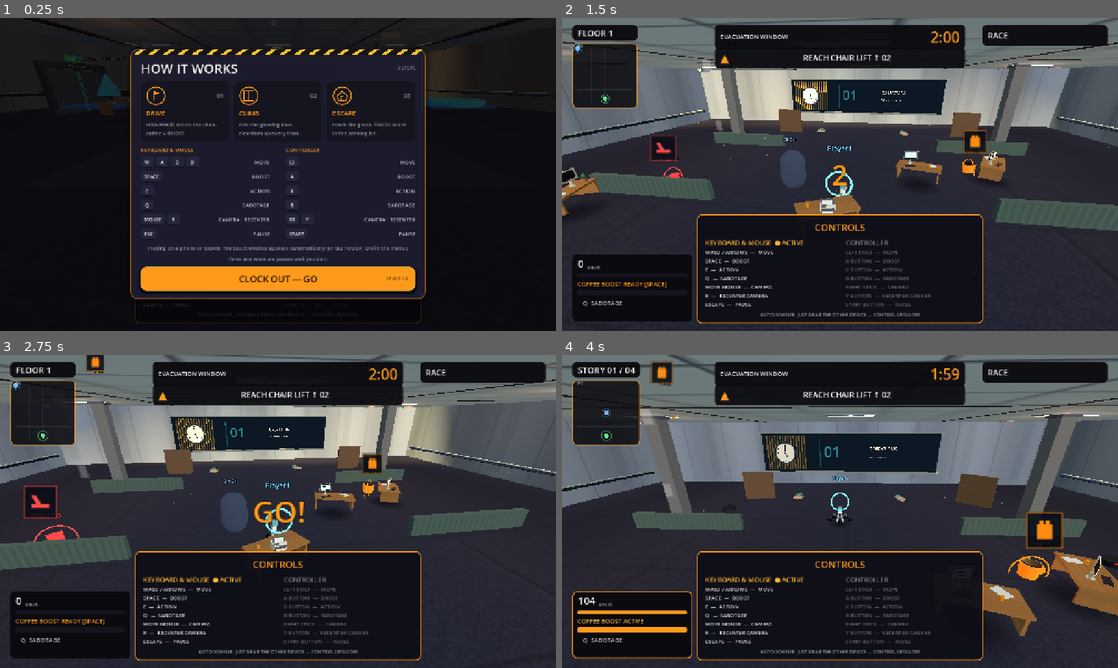
Above: before the commit, frames 1-4 (two rows, left to right).
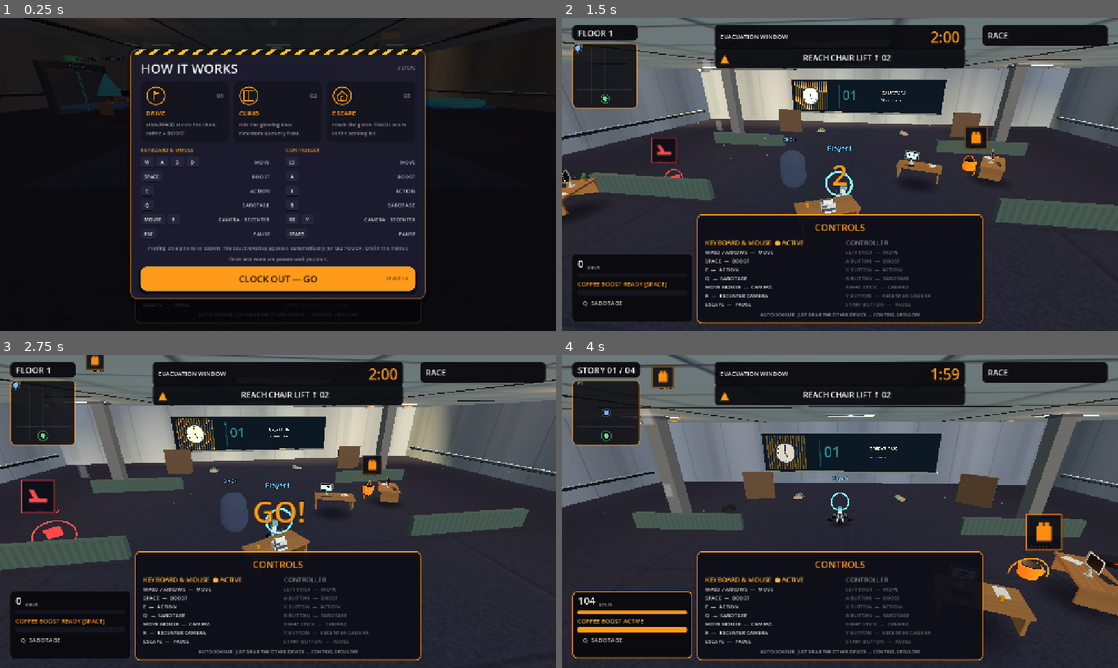
Above: after the commit, the same moments.

Repository: jiracipika/friday-evacuation
Game: Godot game, scene res://scenes/Evacuation.tscn
The game is run twice, just before and just after one commit, with the same random seed, the same clock (stepped at 60 frames per second) and the same inputs. This scene is started directly instead of the project's main scene.
Inputs (mouse positions are in pixels of both pictures, inside the frame that each line leads up to):
- Up to frame 1 (0.25 s): no input
- Up to frame 2 (1.5 s): click "CLOCK OUT — GO" at 0.5 s; tap Enter (ui_accept) at 1.25 s; move the mouse to (867, 174) at 1.27 s; hold W (move_forward) from 1.28 s (still down); hold E (action) from 1.28 s (still down); click (867, 174) at 1.42 s
- Up to frame 3 (2.75 s): keep holding W (move_forward); tap Enter (ui_accept) at 1.52, 1.82, 2.27, 2.57 s; move the mouse to (250, 511) at 2.02 s; release E (action) at 2.03 s; tap Space (boost) at 2.1 s
- Up to frame 4 (4 s): keep holding W (move_forward); move the mouse to (851, 505) at 2.77 s; hold R (recenter_camera) 2.78-3.53 s; move the mouse to (834, 517) at 3.52 s; tap Q (sabotage) at 3.6 s; click (834, 517) at 3.67 s; tap Enter (ui_accept) at 3.77 s

The runs differ from the first frame. In frame 1, less than 0.1% of the frame differs, in the area x 20-23%, y 23-28%; in frame 2, 0.9%; in frame 3, 1.0%; in frame 4, 1.1%, in the area x 15-100%, y 1-79%.

Commit message:
perf: texture generation round 2 — skip-flat + hoist squeeze, byte-identical
Round 2 against the remaining per-pixel interpreter traffic, same
contract as ffc125e: rendered pixels must not change.

- WallMaterials.wall_normal: 131k per-pixel set_height calls per map
  replaced by ~13 fill_rect calls (row bands scanned from the same
  y predicates; 8 stud columns capped one row above the baseboard,
  exactly like the old 'stud and not baseboard' guard). 96-118ms ->
  24-29ms per map.
- WallMaterials.wall_albedo: x-dependent terms (sheen band Color,
  drip-stain sin test, scuff columns, stud joints) hoisted to per-x
  tables; row-dependent terms (baseboard/trim/wainscot tints, row
  gates, noise amp) once per row. 323ms -> 222ms for 4 maps.
- WallMaterials.fabric_albedo: per-x rib table + per-row beat flag.
- NormalMapGen.normal_texture: clamped path runs edge-free interior
  pixels without the maxi/mini builtins (seamless path kept verbatim).
- FloorMaterials.floor_albedo: packed per-x class table (one lookup
  replaces modulo+division) + per-tile pre-tinted Color table. The
  rest of its cost is mandated per-pixel engine calls (randf,
  set_pixel, two 32-bit-quantizing Color constructions) — at the
  practical GDScript floor.

Verification: all 22 generated buffers (floor/wall/partition albedo
+ normal, raw RGB8 incl. mips) byte-identical against pre-change
reference dumps. Same-thermal-window interleaved A/B, 5 rounds:
full-suite generation ~1.57s -> ~1.15s (-27%). NormalMapSmokeTest
ratio budget tightened 40x -> 32x (shipped 24.9x fast / 26.8x hot;
pre-slice 32.2x). Ladder 74/74 green, boot 0 script errors.

Also lands the stray scripts/MenuMapBestTest.gd.uid from the menu
map picker slice.

Diff:
--- a/scripts/FloorMaterials.gd
+++ b/scripts/FloorMaterials.gd
@@ -60,31 +60,49 @@
 		for tx in tiles:
 			var h := float((tx * 73856093) ^ (ty * 19349663)) / 2147483647.0
 			jitter[ty * tiles + tx] = 0.93 + 0.14 * h
+	# PERF: the per-tile field tint is a Color (3 products) recomputed per
+	# pixel — precomputed once per tile here (identical Color(paint.c * m)
+	# expressions, so identical 32-bit Color quantization). The x-position
+	# classes are x-dependent only and packed into ONE 512-entry table:
+	# 0 = grout column, 1 = shoulder column, 2+tile = field in tile column.
+	# One lookup replaces the per-pixel modulo/division. Output verified
+	# byte-identical against pre-change reference buffers.
+	var mcol: Array = []
+	mcol.resize(tiles * tiles)
+	for ty in tiles:
+		for tx in tiles:
+			var m: float = jitter[ty * tiles + tx]
+			mcol[ty * tiles + tx] = Color(paint.r * m, paint.g * m, paint.b * m)
+	var xk: Array = []
+	xk.resize(TEX)
+	for x in TEX:
+		var ex := x % TILE_PX
+		xk[x] = 0 if ex < 3 else (1 if ex == 3 else 2 + int(x / TILE_PX))
 
 	for y in TEX:
-		var ty := int(y / TILE_PX)
 		var edge_y := y % TILE_PX
+		var yedge := 0 if edge_y < 3 else (1 if edge_y == 3 else 2)
+		var yt := int(y / TILE_PX) * tiles
 		for x in TEX:
-			var col := paint
 			# PHASE 2 per-floor identity: traffic-lane wear — a soft
 			# horizontal band across the middle of each tile row where
 			# feet actually travel. Darkened + slight sheen loss. Wide
 			# gaussian-ish falloff so it reads as wear, not a stripe.
 			var wear: float = lane_wear[x]
+			var k: int = xk[x]
+			var col: Color
 			# Structural tile grid: dark grout line on each tile edge —
 			# this is what survives mips and kills the "flat slab" look.
-			var edge_x := x % TILE_PX
-			if edge_x < 3 or edge_y < 3:
+			if k == 0 or yedge == 0:
 				col = grout_col
-			elif edge_x == 3 or edge_y == 3:
+			elif k == 1 or yedge == 1:
 				col = shoulder_col
 			else:
 				# Per-quarter luminance jitter: tiles subtly differ, like real
 				# worn carpet. GRAPHICS PASS: amplitude halved (0.28->0.14) —
 				# at gameplay distance the old ±14% jitter banded into wavy
 				# moiré across the floor (pixel-measured in movie QA).
-				var m: float = jitter[ty * tiles + int(x / TILE_PX)]
-				col = Color(col.r * m, col.g * m, col.b * m)
+				col = mcol[yt + k - 2]
 				# Directional nap REMOVED: a 22cm-period sine reads as
 				# diagonal stripe moiré under mips; per-pixel grain below
 				# carries the carpet fiber feel instead.
--- a/scripts/NormalMapGen.gd
+++ b/scripts/NormalMapGen.gd
@@ -90,10 +90,35 @@
 		var row := y * width
 		var row_up := y_up * width
 		var row_dn := y_dn * width
-		for x in width:
-			var x_l := posmod(x - 1, width) if seamless else maxi(x - 1, 0)
-			var x_r := (x + 1) % width if seamless else mini(x + 1, width - 1)
-			var dx := (buf[x_r + row] - buf[x_l + row]) * 2.0
+		if seamless:
+			# Periodic path keeps posmod per pixel (no caller uses it today;
+			# kept verbatim for the documented semantics).
+			for x in width:
+				var x_l := posmod(x - 1, width)
+				var x_r := (x + 1) % width
+				var dx := (buf[x_r + row] - buf[x_l + row]) * 2.0
+				var dy := (buf[x + row_dn] - buf[x + row_up]) * 2.0
+				if dx == 0.0 and dy == 0.0:
+					continue  # flat area: keep pre-filled neutral normal
+				var nx := -dx * s
+				var ny := -dy * s
+				var nz := 1.0
+				var len := sqrt(nx * nx + ny * ny + nz * nz)
+				# Godot tangent-space normal maps: +X right, +Y DOWN (OpenGL
+				# style is +Y up; Godot expects the Y-down convention).
+				var r := (nx / len) * 0.5 + 0.5
+				var g := (ny / len) * 0.5 + 0.5
+				var b := (nz / len) * 0.5 + 0.5
+				img.set_pixel(x, y, Color(r, g, b))
+			continue
+		# PERF clamped path: interior pixels never take the maxi/mini edge
+		# clamps (x-1 >= 0 and x+1 <= width-1 for x in 1..width-2), so the
+		# x_l/x_r builtins are dropped for the 99%+ interior run; the two
+		# edge pixels keep the original clamped expressions. Identical
+		# indices => identical reads => byte-identical output (verified
+		# against pre-change reference buffers).
+		for x in range(1, width - 1):
+			var dx := (buf[x + 1 + row] - buf[x - 1 + row]) * 2.0
 			var dy := (buf[x + row_dn] - buf[x + row_up]) * 2.0
 			if dx == 0.0 and dy == 0.0:
 				continue  # flat area: keep pre-filled neutral normal
@@ -107,5 +132,20 @@
 			var g := (ny / len) * 0.5 + 0.5
 			var b := (nz / len) * 0.5 + 0.5
 			img.set_pixel(x, y, Color(r, g, b))
+		for x in [0, width - 1]:
+			var x_l := maxi(x - 1, 0)
+			var x_r := mini(x + 1, width - 1)
+			var dx := (buf[x_r + row] - buf[x_l + row]) * 2.0
+			var dy := (buf[x + row_dn] - buf[x + row_up]) * 2.0
+			if dx == 0.0 and dy == 0.0:
+				continue
+			var nx := -dx * s
+			var ny := -dy * s
+			var nz := 1.0
+			var len := sqrt(nx * nx + ny * ny + nz * nz)
+			var r := (nx / len) * 0.5 + 0.5
+			var g := (ny / len) * 0.5 + 0.5
+			var b := (nz / len) * 0.5 + 0.5
+			img.set_pixel(x, y, Color(r, g, b))
 	img.generate_mipmaps()
 	return ImageTexture.create_from_image(img)
--- a/scripts/NormalMapSmokeTest.gd
+++ b/scripts/NormalMapSmokeTest.gd
@@ -99,8 +99,13 @@
 	# With grout-rect structure the reference is real per-pixel work and
 	# the ratio reproducibly reads 23-28x across runs (generation and
 	# reference both compress ~3x in the machine's fast state). Budget
-	# 40x: the pre-optimization generators would read ~75x at the same
-	# state, so a real algorithmic slip still fails.
+	# 32x: the 2026-10-05 skip-flat slice (wall_normal fill_rect height
+	# build + wall/fabric albedo hoisting + Sobel interior fast path,
+	# byte-identical output) shipped 24.9x in a fast window and 26.8x in
+	# a hot one (absolute generation swung 1319ms -> 5226ms while the
+	# ratio held); the pre-slice code read 32.2x and the
+	# pre-2026-09-26 generators ~75x, so a real algorithmic slip still
+	# fails.
 	WM.clear_cache()
 	FM.clear_cache()
 	var NG: GDScript = load("res://scripts/NormalMapGen.gd")
@@ -149,8 +154,8 @@
 		ref_runs += 1
 	var t_ref := maxi(int(ref_ms / maxf(ref_runs, 1.0)), 1)
 	var ratio := elapsed / float(t_ref)
-	check(ratio < 40.0,
-		"normal generation %.1fx structured-sobel reference (< 40.0x; %dms vs avg ref %dms)" % [ratio, elapsed, t_ref])
+	check(ratio < 32.0,
+		"normal generation %.1fx structured-sobel reference (< 32.0x; %dms vs avg ref %dms)" % [ratio, elapsed, t_ref])
 	print("  (generation %dms, avg reference %dms over %d runs — absolute value is thermal-noise, ratio is the contract)" % [elapsed, t_ref, ref_runs])
 
 	WM.clear_cache()
--- a/scripts/WallMaterials.gd
+++ b/scripts/WallMaterials.gd
@@ -42,44 +42,71 @@
 	var rng := RandomNumberGenerator.new()
 	rng.seed = 7700 + key * 13
 
+	# PERF: x-dependent terms (sheen band color, drip-stain test, scuff
+	# columns, stud joints) are identical for every row — computed once per
+	# texture into per-x tables instead of 131k times. Row-dependent terms
+	# (baseboard/trim/wainscot tints, grunge/scuff row gates, noise
+	# amplitude) are computed once per row. The float expressions are
+	# unchanged, so output stays byte-identical (verified against
+	# pre-change reference buffers). Plain 64-bit Arrays, NOT packed
+	# 32-bit arrays — see FloorMaterials for that quantization trap.
+	var band_col: Array = []
+	band_col.resize(TEX_W)
+	var grunge_x: Array = []
+	grunge_x.resize(TEX_W)
+	var scuff_x: Array = []
+	scuff_x.resize(TEX_W)
+	var stud_x: Array = []
+	stud_x.resize(TEX_W)
+	for x in TEX_W:
+		# Vertical sheen bands: GRAPHICS PASS halved (0.10->0.05) — the
+		# full-strength bands read as wavy stripes on the tall walls from
+		# the chase camera (movie-frame QA).
+		var band := 0.05 * sin(float(x) * TAU * 2.0 / float(TEX_W))
+		band_col[x] = Color(paint.r + band, paint.g + band, paint.b + band)
+		grunge_x[x] = sin(float(x) / float(TEX_W) * TAU * 3.0 + float(key) * 2.0) > 0.86
+		scuff_x[x] = (x / 45) % 7 == 0
+		stud_x[x] = (x % 128) < 2         # panel joint every 1.25m
+	var bb_col: Color = paint.darkened(0.62)
+	var trim_col: Color = paint.darkened(0.55)
+	var wains_col: Color = paint.darkened(0.35)
+
 	for y in TEX_H:
 		# Structural bands survive mip/minification; random grain does not.
 		var v := float(y) / float(TEX_H)
 		var baseboard := v > 0.96            # dark skirting: bottom 7cm band
 		var wainscot := (not baseboard) and v > 0.78
 		var trim_row := absf(v - 0.78) < 0.02
+		var row_col: Color = paint
+		var row_banded := false
+		if baseboard:
+			row_col = bb_col
+		elif trim_row:
+			row_col = trim_col
+		elif wainscot:
+			row_col = wains_col
+		else:
+			row_banded = true
+		var vg45 := v < 0.45
+		var vg80 := v > 0.80
+		var namp := 0.04 if wainscot else 0.03
 		for x in TEX_W:
-			var col := paint
-			var stud := (x % 128) < 2         # panel joint every 1.25m
-			if baseboard:
-				col = paint.darkened(0.62)
-			elif trim_row:
-				col = paint.darkened(0.55)
-			elif wainscot:
-				col = paint.darkened(0.35)
-			else:
-				# Vertical sheen bands: GRAPHICS PASS halved (0.10->0.05) —
-				# the full-strength bands read as wavy stripes on the tall
-				# walls from the chase camera (movie-frame QA).
-				var band := 0.05 * sin(float(x) * TAU * 2.0 / float(TEX_W))
-				col = Color(col.r + band, col.g + band, col.b + band)
-			if stud and not baseboard:
+			var col: Color = band_col[x] if row_banded else row_col
+			if stud_x[x] and not baseboard:
 				col = col.darkened(0.22)
 			# Grunge: faint drip stains under the trim line and dark scuffs
 			# at wainscot level — office decay, structural enough for mips.
 			# ART PASS: softened (0.18/0.22 -> 0.05/0.12) — the brief calls
 			# for quiet premium eggshell, and hard drip edges read as noise
 			# clutter from the chase camera.
-			var u := float(x) / float(TEX_W)
-			var vg := float(y) / float(TEX_H)
-			if not baseboard and sin(u * TAU * 3.0 + float(key) * 2.0) > 0.86 and vg < 0.45:
+			if not baseboard and grunge_x[x] and vg45:
 				col = col.darkened(0.05)
-			if not baseboard and vg > 0.80 and (x / 45) % 7 == 0:
+			if not baseboard and vg80 and scuff_x[x]:
 				col = col.darkened(0.12)
 			# Fine grain stays modest: noise mostly vanishes under mips.
 			# ART PASS: 0.09/0.16 -> 0.03/0.04 — high-frequency random bump
 			# shattered into shimmer at distance; premium matte wins.
-			var n := (rng.randf() - 0.5) * (0.04 if wainscot else 0.03)
+			var n := (rng.randf() - 0.5) * namp
 			col = Color(
 				clampf(col.r + n, 0.0, 1.0),
 				clampf(col.g + n, 0.0, 1.0),
@@ -103,23 +130,42 @@
 		return _normal_cache[key] as ImageTexture
 	var NormalGen: GDScript = load("res://scripts/NormalMapGen.gd")
 	var height: PackedFloat32Array = NormalGen.height_buffer(TEX_W, TEX_H, 0.5)
+	# PERF: the height field is row-constant (baseboard/trim/wainscot bands)
+	# plus 8 stud columns — 131k per-pixel set_height calls replaced by ~13
+	# fill_rect calls derived from the SAME y/x predicates. Row spans are
+	# scanned (not hardcoded) so the band edges stay whatever the predicates
+	# below say; stud fills stop one row above the baseboard exactly like
+	# the old `if stud and not baseboard` guard. Byte-identical output
+	# (verified against pre-change reference buffers).
+	var span_start := 0
+	var span_h := 0.5
+	for y in TEX_H + 1:
+		var h := 0.5
+		if y < TEX_H:
+			var v := float(y) / float(TEX_H)
+			if v > 0.96:       # skirting steps forward slightly (ART: gentler)
+				h = 0.56
+			elif absf(v - 0.78) < 0.02:  # trim shadow line
+				h = 0.44
+			elif v > 0.78:     # wainscot ledge
+				h = 0.46
+		if h != span_h or y == TEX_H:
+			if span_h != 0.5:
+				NormalGen.fill_rect(height, TEX_W, TEX_H,
+					0, TEX_W - 1, span_start, y - 1, span_h)
+			span_h = h
+			span_start = y
+	# First baseboard row: stud grooves never reach it (old guard).
+	var bb_start := TEX_H
 	for y in TEX_H:
-		var v := float(y) / float(TEX_H)
-		var baseboard := v > 0.96
-		var wainscot := (not baseboard) and v > 0.78
-		var trim_row := absf(v - 0.78) < 0.02
-		for x in TEX_W:
-			var stud := (x % 128) < 2
-			var h := 0.5
-			if baseboard:
-				h = 0.56       # skirting steps forward slightly (ART: gentler)
-			elif trim_row:
-				h = 0.44       # trim shadow line
-			elif wainscot:
-				h = 0.46
-			if stud and not baseboard:
-				h = 0.40       # panel joint groove
-			NormalGen.set_height(height, TEX_W, TEX_H, x, y, h)
+		if float(y) / float(TEX_H) > 0.96:
+			bb_start = y
+			break
+	var px := 0
+	while px < TEX_W:
+		if px % 128 < 2:  # panel joint groove, every 1.25m
+			NormalGen.fill_rect(height, TEX_W, TEX_H, px, px, 0, bb_start - 1, 0.40)
+		px += 1
 	# ART PASS: plaster noise REMOVED — per-pixel random bump is
 	# high-frequency shimmer under mips and fought the calm-premium
 	# direction. Only the structural ledges/grooves above remain.
@@ -162,14 +208,22 @@
 		Color(0.28, 0.36, 0.32)][clampi(variant, 0, 2)]
 	var rng := RandomNumberGenerator.new()
 	rng.seed = 5500 + variant * 7
+	# PERF: the rib value is x-dependent only (same 16px cycle every row)
+	# and the weave-beat test is y-dependent only — hoisted into per-x /
+	# per-row lookups (identical float expressions, byte-identical output).
+	var rib_x: Array = []
+	rib_x.resize(TEX_W)
+	for x in TEX_W:
+		# Weave: broad felt ribbing — ribs every 16px (2 at 512px = ~1.4m on a
+		# 2.7m tile) survive mips; the old 4px ribs shattered into moiré at
+		# gameplay distance (highest-frequency surface in the office).
+		rib_x[x] = 0.03 if (x % 16) < 8 else -0.015
 	for y in TEX_H:
+		var beat := y % 24 == 0
 		for x in TEX_W:
-			# Weave: broad felt ribbing — ribs every 16px (2 at 512px = ~1.4m on a
-	# 2.7m tile) survive mips; the old 4px ribs shattered into moiré at
-	# gameplay distance (highest-frequency surface in the office).
-			var rib := 0.03 if (x % 16) < 8 else -0.015
-			if y % 24 == 0:
-				rib -= 0.015
+			var rib: float = rib_x[x]
+			if beat:
+				rib = rib - 0.015
 			var n := (rng.randf() - 0.5) * 0.04
 			var d := rib + n
 			img.set_pixel(x, y, Color(
Not shown, added: scripts/MenuMapBestTest.gd.uid
Not shown, changed: docs/GLM-NEXT-SLICE.md
